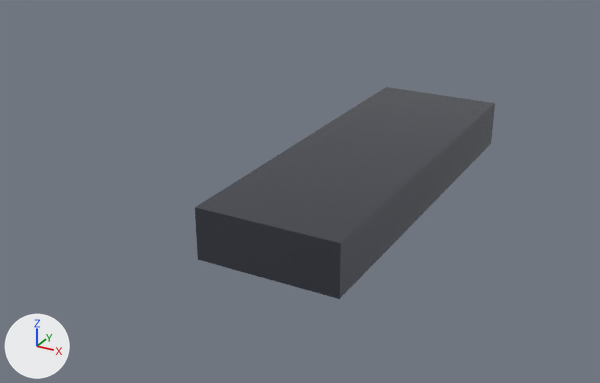
Renders of the glTF model apps/web-client/dist/assets/models/units/CO_KazekiriCorvette_LOD2.glb from each side of a commit.
The view is the same before and after, from a 50 mm lens placed at (5.09, -11.54, 5.62), pointed at (-0.74, -0.96, 0.33). Arrows for +X, +Y and +Z are at lower left; the lights stay in place. The older version comes first. Objects named as collision shapes, trigger or cutter boxes, shadow casters or lower levels of detail are left out. Where no turn or scale is listed for an object, it has been applied to the vertices. Vertices at exactly the same position are counted once.
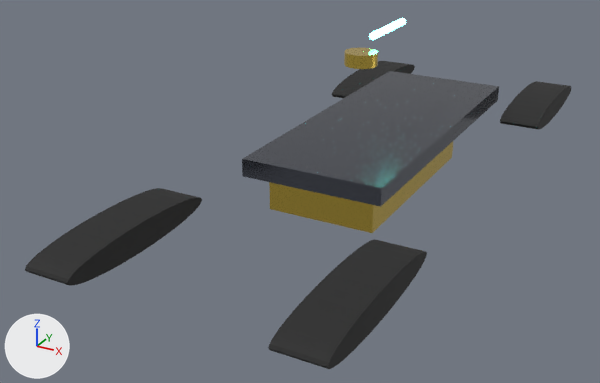
Changed parts and their boxes (x1, y1, x2, y2) in the pictures (600 x 383 px; the box of a moved part takes in the faces that stretch with it):
'Cube', recoloured, reshaped, rescaled
    before: (195, 87, 495, 299)
    after: (269, 142, 453, 233)
'Cube.001', added
    after: (242, 71, 499, 207)
'Cylinder.002', added (black)
    after: (268, 239, 427, 369)
'Cylinder', added (black)
    after: (25, 188, 202, 286)
'Cylinder.003', added (black)
    after: (500, 81, 571, 129)
'Cylinder.001', added (black)
    after: (332, 61, 415, 98)
'Cylinder.004', added (yellow)
    after: (344, 48, 378, 69)
'Cylinder.005', added
    after: (369, 18, 406, 40)
part 1 of me_cube, moved or reshaped (not visible afterwards)
    before: (195, 87, 495, 299)

What changed in the scene script:
```text
Add mat_mat_coalitiongold:
    mat_mat_coalitiongold = principled_material('Mat_CoalitionGold')
    mat_mat_coalitiongold.base_color = (0.8, 0.58, 0.1)  # yellow #e7c859
    mat_mat_coalitiongold.metallic = 0.95
    mat_mat_coalitiongold.roughness = 0.2
Add mat_mat_coalitionteal:
    mat_mat_coalitionteal = principled_material('Mat_CoalitionTeal')
    mat_mat_coalitionteal.base_color = (0.05, 0.85, 0.75)  # cyan #3fede1
    mat_mat_coalitionteal.metallic = 0.5
    mat_mat_coalitionteal.roughness = 0.15
    mat_mat_coalitionteal.emission_color = (0.105, 1.0, 0.895)  # cyan #5bfff3
    mat_mat_coalitionteal.emission_strength = 9.5
Add mat_mat_rubber:
    mat_mat_rubber = principled_material('Mat_Rubber')
    mat_mat_rubber.base_color = (0.02, 0.02, 0.02)  # black #272727
    mat_mat_rubber.metallic = 0.1
    mat_mat_rubber.roughness = 0.8
Add me_cube_001:
    me_cube_001.from_pydata(...)  # a box spanning x -0.5..0.5, y -0.5..0.5, z -0.5..0.5
    me_cube_001.materials.append(mat_mat_coalitiongold)  # yellow #e7c859
Add me_cylinder_005:
    me_cylinder_005.from_pydata(...)  # a 32-sided cylinder along y spanning x -0.06..0.06, y -0.6..0.6, z -0.06..0.06
    me_cylinder_005.materials.append(mat_mat_coalitionteal)  # cyan #3fede1, glowing cyan #5bfff3
Add me_cylinder_004:
    me_cylinder_004.from_pydata(...)  # a 32-sided cylinder along z spanning x -0.25..0.25, y -0.25..0.25, z -0.1..0.1
    me_cylinder_004.materials.append(mat_mat_coalitiongold)  # yellow #e7c859
Add me_cylinder_003:
    me_cylinder_003.from_pydata(...)  # 64 vertices, 124 faces; spans x -0.34..0.34, y -1.36..1.36, z -0.2..0.2
    me_cylinder_003.materials.append(mat_mat_rubber)  # black #272727
Add me_cube_002:
    me_cube_002.from_pydata(...)  # a box spanning x -1.11..1.11, y -2.72..2.72, z -0.14..0.14
    me_cube_002.materials.append(mat_mat_darksteel)  # grey #61656f
Change ob_cube:
    ob_cube: bpy.data.objects.new('Cube', me_cube) -> bpy.data.objects.new('Cube', me_cube_001)
    ob_cube.location: (0.0, 0.0, 0.5) -> (0.0, 0.0, 0.55)
    ob_cube.scale: (2.2, 6.5, 0.8) -> (1.7, 3.4, 0.5)
Add ob_cylinder_005:
    ob_cylinder_005 = bpy.data.objects.new('Cylinder.005', me_cylinder_005)
    ob_cylinder_005.location = (0.0, 0.6, 2.7)
Add ob_cylinder_004:
    ob_cylinder_004 = bpy.data.objects.new('Cylinder.004', me_cylinder_004)
    ob_cylinder_004.location = (0.0, -0.4, 2.45)
Add ob_cylinder_003:
    ob_cylinder_003 = bpy.data.objects.new('Cylinder.003', me_cylinder_003)
    ob_cylinder_003.location = (1.7, 4.08, 0.75)
Add ob_cylinder_002:
    ob_cylinder_002 = bpy.data.objects.new('Cylinder.002', me_cylinder_003.copy())
    ob_cylinder_002.location = (1.7, -4.08, 0.75)
Add ob_cylinder_001:
    ob_cylinder_001 = bpy.data.objects.new('Cylinder.001', me_cylinder_003.copy())
    ob_cylinder_001.location = (-1.7, 4.08, 0.75)
Add ob_cylinder:
    ob_cylinder = bpy.data.objects.new('Cylinder', me_cylinder_003.copy())
    ob_cylinder.location = (-1.7, -4.08, 0.75)
Add ob_cube_001:
    ob_cube_001 = bpy.data.objects.new('Cube.001', me_cube_002)
    ob_cube_001.location = (0.0, 0.68, 1.05)
```
